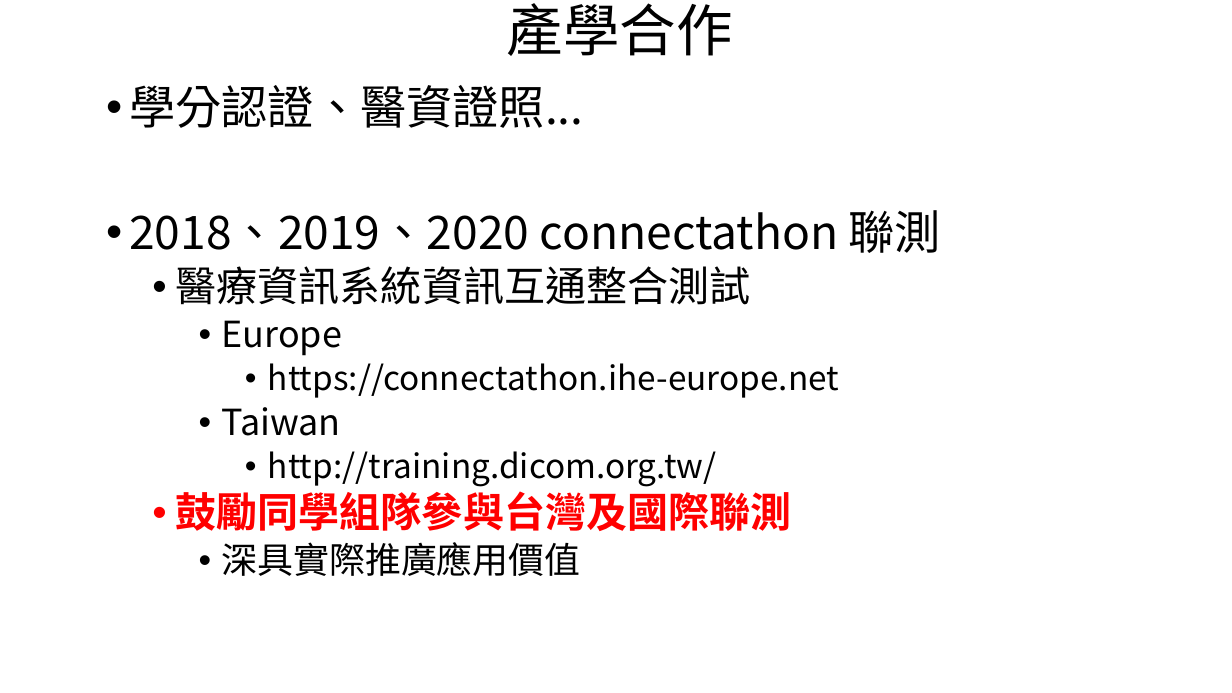
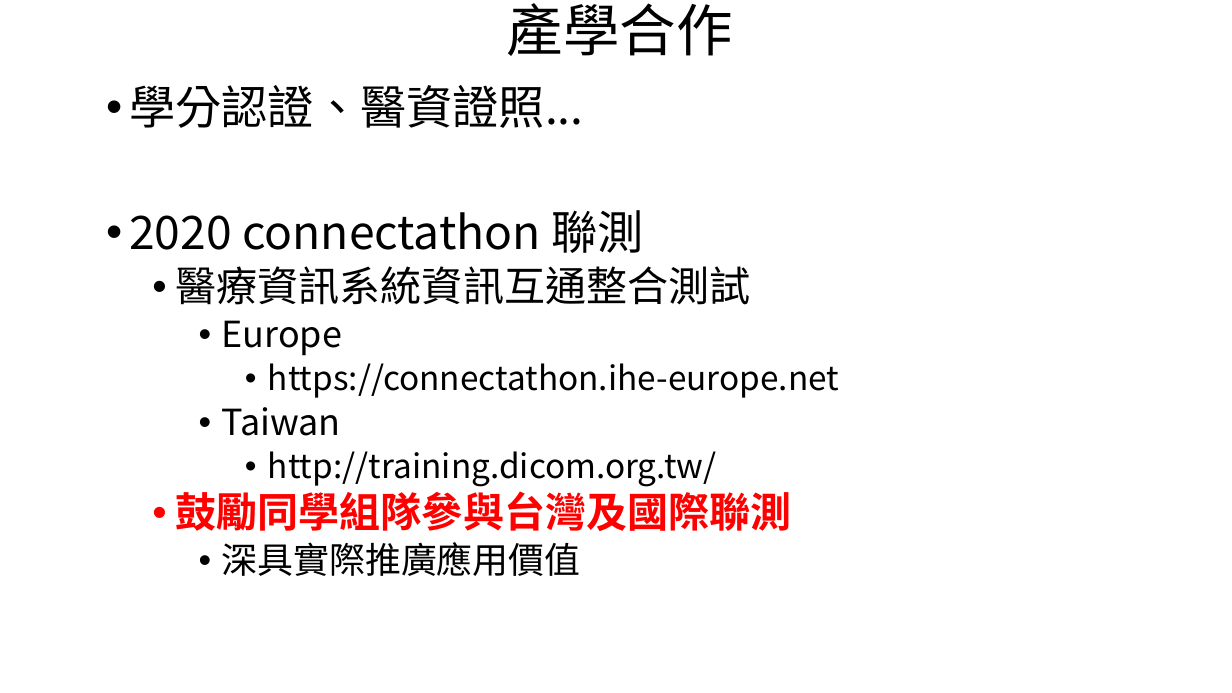
Before and after one commit to mos2718/MI20, a slide deck: slide 14 of S0_Introduction108.pptx (slide 21 before the commit). Drawn at 1232x693 pixels with LibreOffice and Linux fonts; fonts in the diff are those of the drawing; background and template pictures are left out. Boxes give left, top, right and bottom in pixels: in the first picture for what was removed or moved away, otherwise in the second. Text is boxed around its words. In the diff, an @@ line names an element or a change of style, - is before the commit and + after.

```diff
--- a/S0_Introduction108.pptx
+++ b/S0_Introduction108.pptx
@@ text at bbox=[129, 210, 643, 253]: text changed @@
-• 2018、2019、2020 connectathon 聯測
+• 2020 connectathon 聯測
```
Also in this commit, not shown: 2 other slides changed, 7 slides removed, 1 other file.
